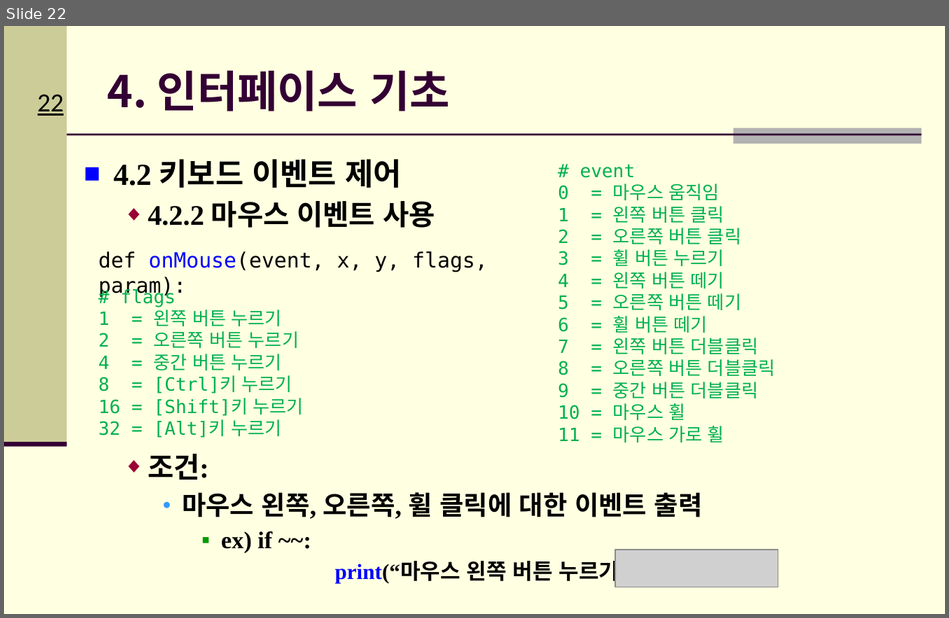
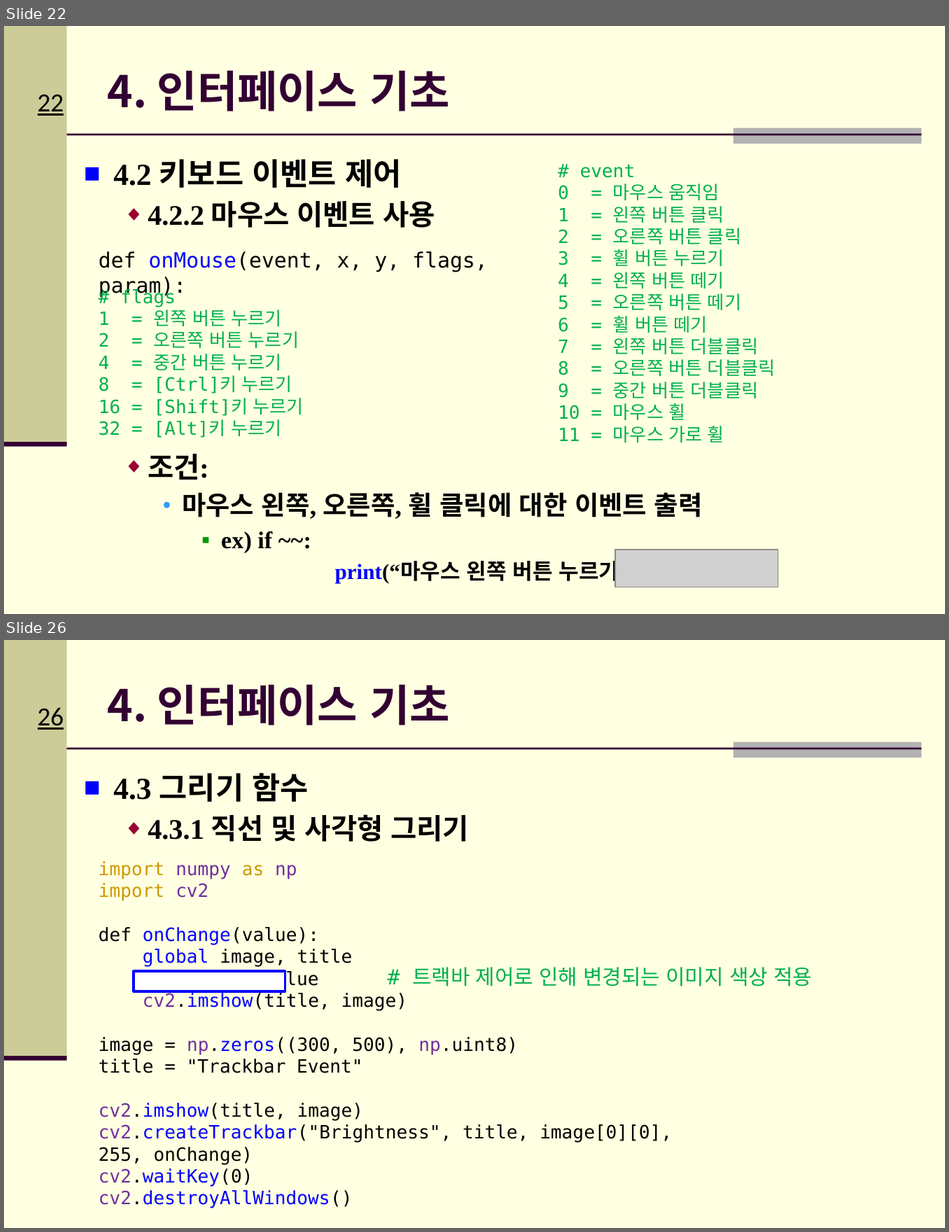
Before and after one commit to Hitbee-dev/OpenCV-Python, a slide deck: 2022-09-27/documents/CH_03, 04_파이썬 기초_실습3, 사용자 인터페이스 및 IO처리.pptx. Shown one above the other, each under a label of ours: slide 22 before the commit, slides 22 and 26 after it; the slides between them are not shown. The pictures are 949x618 and 949x1232 pixels, drawn with LibreOffice and Linux fonts; fonts in the diff are those of the drawing; grey boxes stand for pictures; background and template pictures are left out. Boxes give left, top, right and bottom in pixels: in the first picture for what was removed or moved away, otherwise in the second. Text is boxed around its words. In the diff, an @@ line names an element or a change of style, - is before the commit and + after.

```diff
--- a/2022-09-27/documents/CH_03, 04_파이썬 기초_실습3, 사용자 인터페이스 및 IO처리.pptx
+++ b/2022-09-27/documents/CH_03, 04_파이썬 기초_실습3, 사용자 인터페이스 및 IO처리.pptx
@@ slide 26 added at (4, 640, 945, 1228), background #FFFFE1; not listed: 5 template elements that a slide beside it also shows @@
@@ title added at (108, 684, 451, 725), 33.3 pt, text #330033, bold @@
+4. 인터페이스 기초
@@ text added at (113, 773, 469, 842), 21.7 pt, text #000000, bold @@
+■ 4.3 그리기 함수
+  ◆ 4.3.1 직선 및 사각형 그리기
@@ text added at (98, 861, 672, 1208), 14 pt, text #000000 @@
+import numpy as np
+import cv2
+def onChange(value):
+global image, title
+image[:] = value
+cv2.imshow(title, image)
+image = np.zeros((300, 500), np.uint8)
+title = "Trackbar Event"
+cv2.imshow(title, image)
+cv2.createTrackbar("Brightness", title, image[0][0], 255, onChange)
+cv2.waitKey(0)
+cv2.destroyAllWindows()
@@ rectangle added at (134, 971, 285, 992), fill #FFFFFF, outline #0000FF 2 pt @@
@@ text added at (412, 967, 812, 986), 16 pt, text #00B050 @@
+# 트랙바 제어로 인해 변경되는 이미지 색상 적용
```
Also in this commit, not shown: 1 slide changed, 2 other slides added, 1 other file.
